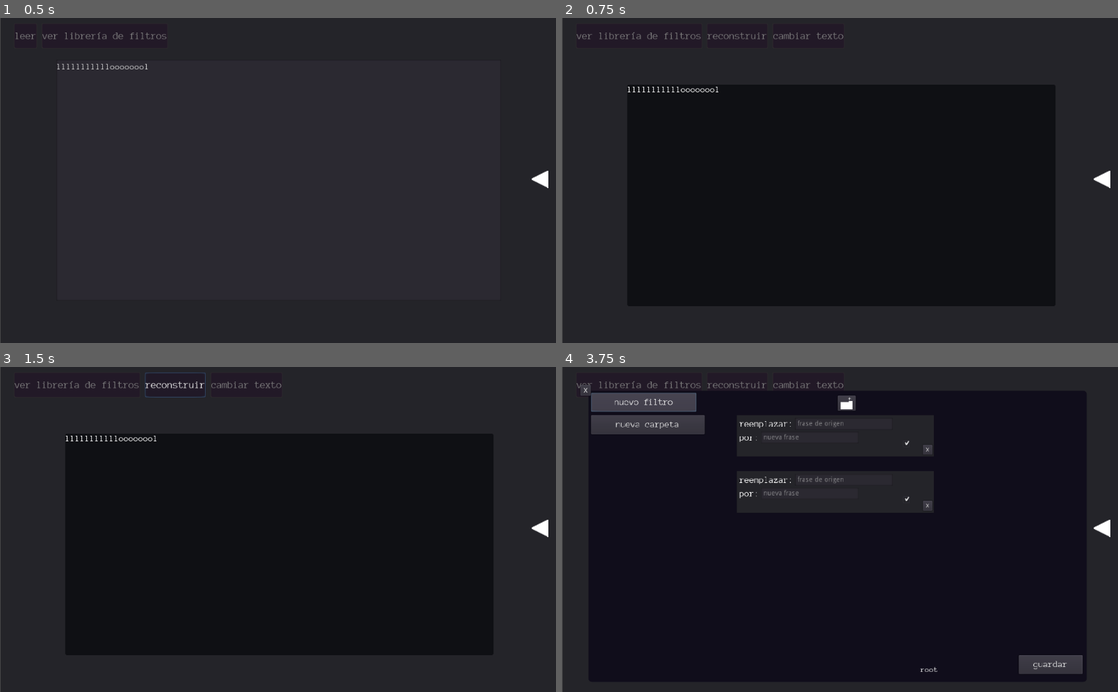
Above: before the commit, frames 1-4 (two rows, left to right).
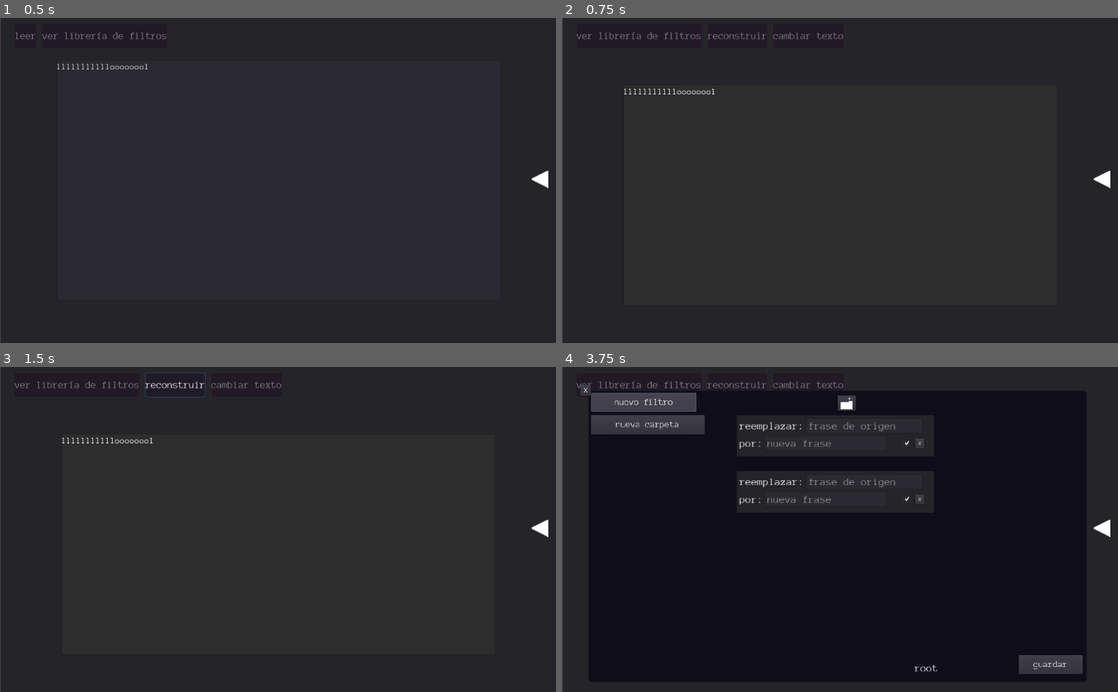
Above: after the commit, the same moments.

Repository: AndresDavidCalderon/desfilosofador
Game: Godot game, scene res://reader/reader.tscn
Two runs of this game, one before a commit and one after it. Both use one fixed random seed, a clock stepped at 60 frames per second and the inputs below.
Inputs:
- Up to frame 1 (0.5 s): no input
- Up to frame 2 (0.75 s): click "leer" at 0.5 s
- Up to frame 3 (1.5 s): click "reconstruir" at 1.25 s
- Up to frame 4 (3.75 s): click "ver librería de filtros" at 2 s; click "nuevo filtro" at 2.75 s; click "nuevo filtro" at 3.5 s

Frame 1 is identical in both runs. In frame 2, 52% of the frame differs, in the area x 11-89%, y 20-89%; in frame 3, 52%; in frame 4, 1.1%.

Commit message:
convert text again

Diff:
--- /dev/null
+++ b/UI/font/uismall.tres
@@ -0,0 +1,9 @@
+[gd_resource type="DynamicFont" load_steps=2 format=2]
+
+[ext_resource path="res://UI/font/AnonymousPro-Regular.ttf" type="DynamicFontData" id=1]
+
+[resource]
+size = 22
+use_mipmaps = true
+use_filter = true
+font_data = ExtResource( 1 )
--- a/filters/filterinstance.tscn
+++ b/filters/filterinstance.tscn
@@ -1,6 +1,6 @@
 [gd_scene load_steps=3 format=2]
 
-[ext_resource path="res://UI/font/normal title.tres" type="DynamicFont" id=1]
+[ext_resource path="res://UI/font/uismall.tres" type="DynamicFont" id=1]
 [ext_resource path="res://filters/filterinstance.gd" type="Script" id=2]
 
 [node name="filter" type="Panel"]
@@ -19,21 +19,22 @@
 margin_left = 6.0
 margin_top = 6.0
 margin_right = 397.0
-margin_bottom = 76.0
+margin_bottom = 74.0
 __meta__ = {
 "_edit_use_anchors_": false
 }
 
 [node name="of" type="HBoxContainer" parent="ui"]
 margin_right = 391.0
-margin_bottom = 33.0
+margin_bottom = 32.0
 __meta__ = {
 "_edit_use_anchors_": false
 }
 
 [node name="of" type="Label" parent="ui/of"]
-margin_right = 187.0
-margin_bottom = 33.0
+margin_top = 5.0
+margin_right = 132.0
+margin_bottom = 27.0
 custom_fonts/font = ExtResource( 1 )
 text = "reemplazar:"
 __meta__ = {
@@ -41,10 +42,11 @@
 }
 
 [node name="origin" type="LineEdit" parent="ui/of"]
-margin_left = 191.0
-margin_right = 391.0
-margin_bottom = 33.0
-rect_min_size = Vector2( 200, 0 )
+margin_left = 136.0
+margin_right = 376.0
+margin_bottom = 32.0
+rect_min_size = Vector2( 240, 0 )
+custom_fonts/font = ExtResource( 1 )
 placeholder_text = "frase de origen"
 caret_blink = true
 caret_blink_speed = 0.5
@@ -53,24 +55,26 @@
 }
 
 [node name="result" type="HBoxContainer" parent="ui"]
-margin_top = 37.0
+margin_top = 36.0
 margin_right = 391.0
-margin_bottom = 70.0
+margin_bottom = 68.0
 __meta__ = {
 "_edit_use_anchors_": false
 }
 
 [node name="with" type="Label" parent="ui/result"]
-margin_right = 68.0
-margin_bottom = 33.0
+margin_top = 5.0
+margin_right = 48.0
+margin_bottom = 27.0
 custom_fonts/font = ExtResource( 1 )
 text = "por:"
 
 [node name="new" type="LineEdit" parent="ui/result"]
-margin_left = 72.0
-margin_right = 272.0
-margin_bottom = 33.0
-rect_min_size = Vector2( 200, 0 )
+margin_left = 52.0
+margin_right = 302.0
+margin_bottom = 32.0
+rect_min_size = Vector2( 250, 0 )
+custom_fonts/font = ExtResource( 1 )
 placeholder_text = "nueva frase"
 caret_blink = true
 caret_blink_speed = 0.5
@@ -87,10 +91,10 @@
 }
 
 [node name="delete" type="Button" parent="."]
-margin_left = 382.312
-margin_top = 61.2326
-margin_right = 401.312
-margin_bottom = 81.2326
+margin_left = 365.794
+margin_top = 48.4903
+margin_right = 384.794
+margin_bottom = 68.4903
 text = "x"
 __meta__ = {
 "_edit_use_anchors_": false
--- a/filters/filteronfind.gd
+++ b/filters/filteronfind.gd
@@ -3,9 +3,13 @@
 var find:String
 var replace:String
 func fromfile(dict:Dictionary):
-	find=dict["from"]
+	find=dict["of"]
 	replace=dict["to"]
 	if dict["enabled"]:
 		if not globals.filterbyphrase.has(find):
 			globals.filterbyphrase[find]=[]
 		globals.filterbyphrase[find].append(self)
+func found(pos:int,text:String):
+	if not (stringfunc.withinquotes(pos,text) and globals.skipquotes):
+		text=stringfunc.replacefind(find,replace,text,pos)
+	return text
--- a/filters/filtersearch.gd
+++ b/filters/filtersearch.gd
@@ -18,6 +18,7 @@
 func deleteall():
 	filtertree=defaulttree
 func refresh():
+	box.savecurrent()
 	globals.filterbyphrase={}
 	for i in filtertree:
 		for j in i["inside"]:
--- a/filters/filtersearch.tscn
+++ b/filters/filtersearch.tscn
@@ -8,10 +8,11 @@
 [ext_resource path="res://filters/vbox.gd" type="Script" id=6]
 [ext_resource path="res://filters/folder.tscn" type="PackedScene" id=7]
 [ext_resource path="res://UI/folderout.png" type="Texture" id=8]
-[ext_resource path="res://UI/font/text.tres" type="DynamicFont" id=9]
+[ext_resource path="res://UI/font/uismall.tres" type="DynamicFont" id=9]
 [ext_resource path="res://filters/filteronfind.gd" type="Script" id=10]
 
 [sub_resource type="Theme" id=1]
+default_font = ExtResource( 9 )
 
 [node name="filtersearch" type="Panel"]
 margin_left = 0.106518
@@ -120,10 +121,9 @@
 userect = NodePath("..")
 
 [node name="dir" type="Label" parent="bottom"]
-margin_left = -207.0
-margin_top = -34.0
+margin_left = -427.0
+margin_top = -39.0
 margin_right = 206.0
-margin_bottom = -16.0
 custom_fonts/font = ExtResource( 9 )
 text = "root"
 align = 2
--- a/filters/folder.tscn
+++ b/filters/folder.tscn
@@ -1,13 +1,12 @@
-[gd_scene load_steps=4 format=2]
+[gd_scene load_steps=3 format=2]
 
-[ext_resource path="res://UI/font/text.tres" type="DynamicFont" id=1]
-[ext_resource path="res://UI/font/normal title.tres" type="DynamicFont" id=2]
+[ext_resource path="res://UI/font/uismall.tres" type="DynamicFont" id=1]
 [ext_resource path="res://filters/folder.gd" type="Script" id=3]
 
 [node name="folder" type="Panel"]
 margin_right = 190.0
 margin_bottom = 74.0
-rect_min_size = Vector2( 404, 85 )
+rect_min_size = Vector2( 404, 80 )
 script = ExtResource( 3 )
 __meta__ = {
 "_edit_use_anchors_": false
@@ -19,7 +18,6 @@
 margin_top = 4.0
 margin_right = 397.0
 margin_bottom = 37.0
-custom_fonts/font = ExtResource( 1 )
 text = "Nueva Carpeta"
 placeholder_text = "nombre de la carpeta"
 __meta__ = {
@@ -27,31 +25,31 @@
 }
 
 [node name="enabled" type="CheckBox" parent="."]
-margin_left = 8.67036
-margin_top = 56.6865
-margin_right = 32.6704
-margin_bottom = 80.6865
+margin_left = 7.72648
+margin_top = 44.4161
+margin_right = 31.7265
+margin_bottom = 68.4161
 pressed = true
 __meta__ = {
 "_edit_use_anchors_": false
 }
 
 [node name="open" type="Button" parent="."]
-margin_left = 300.778
-margin_top = 40.9853
-margin_right = 397.778
-margin_bottom = 79.9853
-custom_fonts/font = ExtResource( 2 )
+margin_left = 318.934
+margin_top = 42.8877
+margin_right = 390.934
+margin_bottom = 70.8877
+custom_fonts/font = ExtResource( 1 )
 text = "abrir"
 __meta__ = {
 "_edit_use_anchors_": false
 }
 
 [node name="delete" type="Button" parent="."]
-margin_left = 41.9195
-margin_top = 57.9738
-margin_right = 60.9195
-margin_bottom = 77.9738
+margin_left = 39.5598
+margin_top = 45.2315
+margin_right = 58.5598
+margin_bottom = 65.2315
 text = "x"
 
 [connection signal="pressed" from="open" to="." method="_on_open_pressed"]
--- a/filters/vbox.gd
+++ b/filters/vbox.gd
@@ -2,12 +2,14 @@
 export(Dictionary) var scenebytype
 onready var root=get_parent().get_parent().get_parent()
 func compile(text:String):
+	root.refresh()
 	for i in globals.filterbyphrase.keys():
 		var pos=0
 		var timesfound=0
 		while true:
 			pos=text.find(i,pos)
 			if pos!=-1:
+				pos+=1
 				timesfound+=1
 				prints("se encontró la redundancia:",i,"por ves #",timesfound)
 				for j in globals.filterbyphrase[i].size():
--- a/globals.gd
+++ b/globals.gd
@@ -1,3 +1,4 @@
 extends Node
 var popuper:popup
 var filterbyphrase:Dictionary={}
+var skipquotes=true
--- a/reader/reader.tscn
+++ b/reader/reader.tscn
@@ -9,11 +9,12 @@
 [ext_resource path="res://reader/options.gd" type="Script" id=7]
 [ext_resource path="res://reader/readoptions.gd" type="Script" id=8]
 [ext_resource path="res://UI/readtheme.tres" type="Theme" id=9]
-[ext_resource path="res://UI/font/AnonymousPro-Regular.ttf" type="DynamicFontData" id=10]
+[ext_resource path="res://UI/font/uismall.tres" type="DynamicFont" id=10]
 [ext_resource path="res://reader/read.gd" type="Script" id=11]
 [ext_resource path="res://UI/left.png" type="Texture" id=12]
 [ext_resource path="res://reader/readersets.gd" type="Script" id=13]
 [ext_resource path="res://UI/right.png" type="Texture" id=14]
+[ext_resource path="res://filters/filteronfind.gd" type="Script" id=15]
 
 [sub_resource type="StyleBoxFlat" id=2]
 bg_color = Color( 0.129412, 0.101961, 0.156863, 1 )
@@ -58,10 +59,6 @@
 corner_radius_bottom_left = 4
 anti_aliasing = false
 
-[sub_resource type="DynamicFont" id=6]
-size = 32
-font_data = ExtResource( 10 )
-
 [sub_resource type="StyleBoxFlat" id=7]
 bg_color = Color( 0.0666667, 0.054902, 0.109804, 1 )
 corner_radius_top_left = 7
@@ -80,7 +77,6 @@
 }
 
 [node name="read" type="Node2D" parent="."]
-visible = false
 
 [node name="center" type="Node2D" parent="read"]
 position = Vector2( 509.424, 277.187 )
@@ -89,23 +85,23 @@
 setx = true
 scaleview = Vector2( 0.5, 0.5 )
 
-[node name="text" type="RichTextLabel" parent="read/center"]
-margin_left = -393.253
+[node name="text" type="TextEdit" parent="read/center"]
+margin_left = -400.0
 margin_top = -177.0
-margin_right = 395.747
+margin_right = 400.0
 margin_bottom = 232.0
-focus_mode = 2
 theme = ExtResource( 9 )
-custom_fonts/normal_font = ExtResource( 6 )
+custom_colors/font_color_readonly = Color( 1, 1, 1, 1 )
 custom_styles/normal = SubResource( 1 )
 text = "texto"
-selection_enabled = true
+readonly = true
 script = ExtResource( 11 )
 __meta__ = {
 "_edit_use_anchors_": false
 }
 
 [node name="new" type="Node2D" parent="."]
+visible = false
 
 [node name="center" type="Node2D" parent="new"]
 position = Vector2( 509.556, 285.732 )
@@ -142,6 +138,7 @@
 [node name="read" type="Button" parent="options"]
 margin_right = 70.0
 margin_bottom = 46.0
+hint_tooltip = "ver el texto mejorado"
 custom_fonts/font = ExtResource( 1 )
 text = "leer"
 __meta__ = {
@@ -162,6 +159,7 @@
 margin_left = 481.0
 margin_right = 670.0
 margin_bottom = 46.0
+hint_tooltip = "aplica cambios a la libreria de filtros"
 custom_fonts/font = ExtResource( 1 )
 text = "reconstruir"
 __meta__ = {
@@ -172,6 +170,7 @@
 margin_left = 679.0
 margin_right = 902.0
 margin_bottom = 46.0
+hint_tooltip = "cambia el texto a convertir"
 custom_fonts/font = ExtResource( 1 )
 text = "cambiar texto"
 __meta__ = {
@@ -201,7 +200,7 @@
 margin_left = 9.0
 margin_top = 1.0
 margin_right = 641.0
-margin_bottom = 397.0
+margin_bottom = 409.0
 mouse_filter = 2
 alignment = 1
 script = ExtResource( 8 )
@@ -210,15 +209,15 @@
 }
 
 [node name="font" type="HBoxContainer" parent="readparams/readersets/readoptions"]
-margin_top = 181.0
+margin_top = 193.0
 margin_right = 632.0
-margin_bottom = 214.0
+margin_bottom = 215.0
 rect_min_size = Vector2( 80, 0 )
 
 [node name="title" type="Label" parent="readparams/readersets/readoptions/font"]
-margin_right = 323.0
-margin_bottom = 33.0
-custom_fonts/font = SubResource( 6 )
+margin_right = 228.0
+margin_bottom = 22.0
+custom_fonts/font = ExtResource( 10 )
 text = "tamaño de la fuente"
 align = 1
 __meta__ = {
@@ -226,8 +225,8 @@
 }
 
 [node name="fontsize" type="HSlider" parent="readparams/readersets/readoptions/font"]
-margin_left = 332.0
-margin_right = 632.0
+margin_left = 237.0
+margin_right = 537.0
 margin_bottom = 16.0
 rect_min_size = Vector2( 300, 0 )
 __meta__ = {
@@ -263,7 +262,9 @@
 margin_bottom = 341.51
 rect_scale = Vector2( 0.898282, 0.898282 )
 custom_styles/panel = SubResource( 7 )
-onexe = false
+scriptonfound = {
+"filter": ExtResource( 15 )
+}
 
 [node name="close" type="Button" parent="librarycontainer"]
 margin_left = -479.255
--- a/stringfuncs.gd
+++ b/stringfuncs.gd
@@ -1,7 +1,7 @@
 extends Node
 #removes part of the string
 func cutout(from:int,to:int,text:String)->String:
-	return text.left(from)+text.right(to)
+	return text.left(from-1)+text.right(to-1)
  #sees if the given index is between carachters
 func isbetween(idx:int,between:String,text:String):
 	var isopen=false
@@ -10,15 +10,19 @@
 		found=text.find(between,found)
 		if found==-1:
 			return false
-		if found>idx and isopen:
-			return true
+		if found>idx:
+			if isopen:
+				return true
+			else:
+				return false
+		found+=1
 		isopen=not isopen
 func addbetween(text:String,added:String,where:int):
-	return text.left(where)+added+text.right(where)
+	return text.left(where-1)+added+text.right(where)
 #replaces the first apeareance of a substring in a text.
-func replacefind(find:String,text:String,to:String,where:int):
+func replacefind(find:String,to:String,text:String,where:int):
 	#quitar la palabra
-	text=cutout(where,where+find.length(),text)
+	text=cutout(where,where+find.length()-1,text)
 	text=addbetween(text,to,where)
 	return text
 func findlastuntil(until:int,text:String,find:String):
@@ -30,3 +34,5 @@
 			return lastfrom
 func cutright(until:int,text:String):
 	return cutout(until,text.length(),text)
+func withinquotes(idx:int,text:String):
+	return isbetween(idx,"\"",text)
